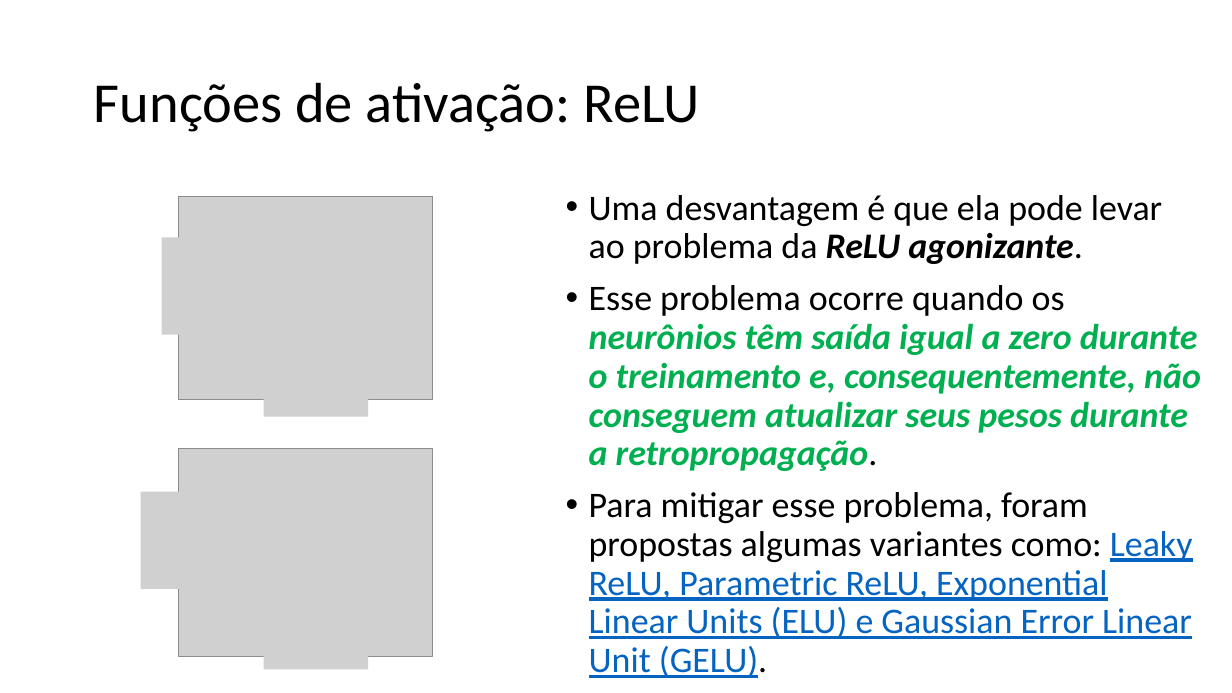
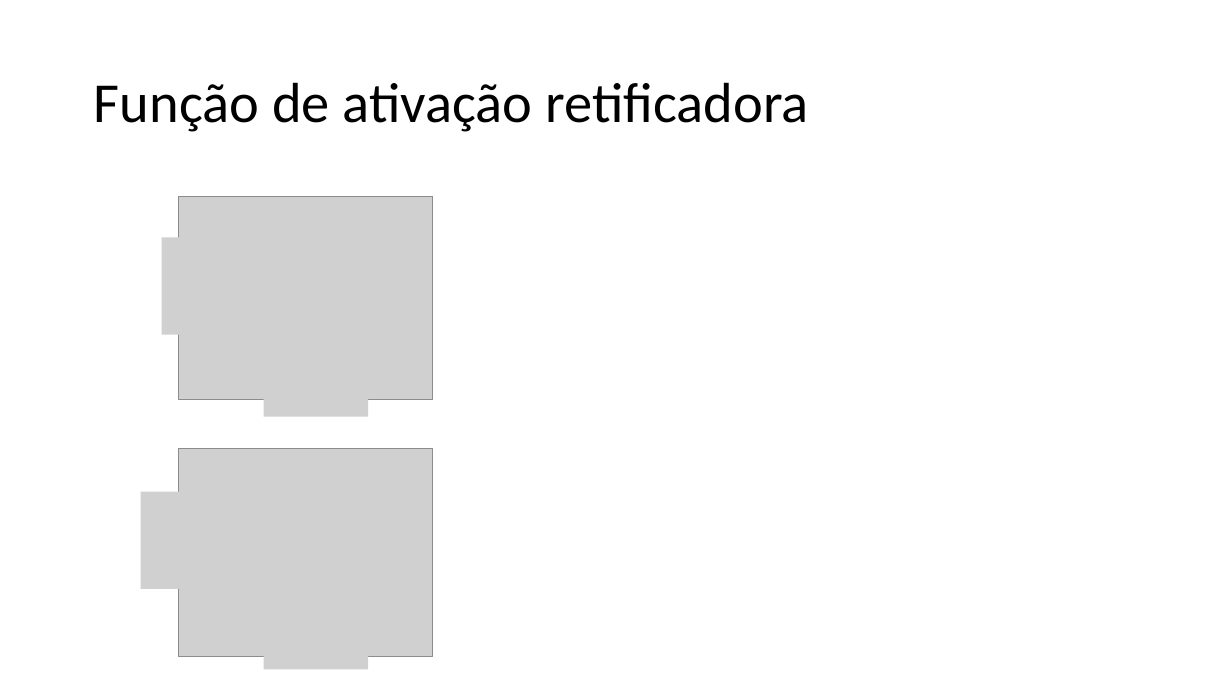
Before and after one commit to zz4fap/t320_aprendizado_de_maquina, a slide deck: slide 30 of slides/T320_Redes_Neurais_Artificiais (Parte II).pptx. Drawn at 1232x693 pixels with LibreOffice and Linux fonts; fonts in the diff are those of the drawing; grey boxes stand for pictures. Boxes give left, top, right and bottom in pixels: in the first picture for what was removed or moved away, otherwise in the second. Text is boxed around its words. In the diff, an @@ line names an element or a change of style, - is before the commit and + after.

Commit message:
update of slides

```diff
--- a/slides/T320_Redes_Neurais_Artificiais (Parte II).pptx
+++ b/slides/T320_Redes_Neurais_Artificiais (Parte II).pptx
@@ title at [94, 82, 809, 132]: text changed @@
-Funções de ativação: ReLU
+Função de ativação retificadora
@@ text removed at [589, 195, 1201, 678] @@
-• Uma desvantagem é que ela pode levar ao problema da ReLU agonizante.
-• Esse problema ocorre quando os neurônios têm saída igual a zero durante o treinamento e, consequentemente, não conseguem atualizar seus pesos durante a retropropagação.
-• Para mitigar esse problema, foram propostas algumas variantes como: Leaky ReLU, Parametric ReLU, Exponential Linear Units (ELU) e Gaussian Error Linear Unit (GELU).
```
Also in this commit, not shown: 1 other slide changed, 5 slides added, 1 slide removed.
